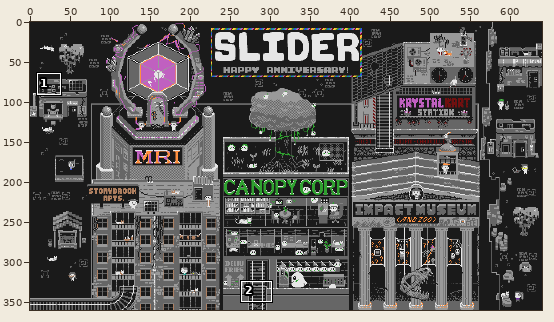
Pixel-art file -- Slider/City.aseprite. The first picture is a wide view before the edit; the outline marks the close-up.
Close-up. Before the edit:
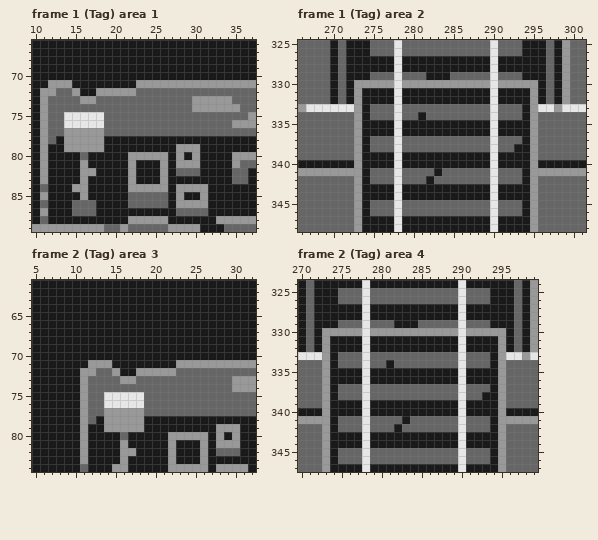
640x360 pixels, 18 frames. Colours within 5 levels of each other are drawn and written as one. Shown: frame 1 (Tag) area 1: x 10..37, y 66..89; frame 1 (Tag) area 2: x 266..301, y 325..348; frame 2 (Tag) area 3: x 5..32, y 61..84; frame 2 (Tag) area 4: x 270..299, y 324..347. The commit also changed other frames or places, which this record leaves out.
Once edited:
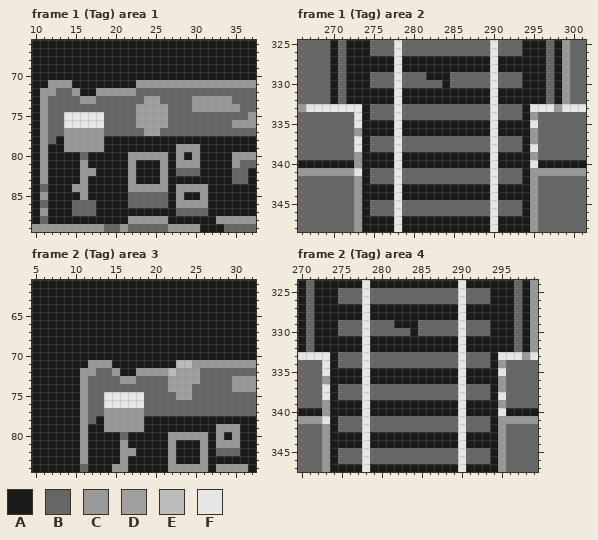
Palette (. is transparent): A #1a1a1a  B #666666  C #999999  D #a0a0a0  E #bcbcbc  F #e6e6e6
What changed:
layer "Characters/Smoke" opacity 100% -> 45%
Frame 1 (Tag) area 1, layer "Characters/Smoke":
The author changed colour B to colour D in row 73 at x 24 to 25; in rows 74 to 76 at x 23 to 26; in row 77 at x 24 to 25.
Frame 1 (Tag) area 2, layer "Stationary Tracks/Main":
The author changed colour C to colour A in row 330 at x 273 to 274, 284 and 294 to 295; in rows 331 to 332 at x 273 and 295.
The author changed colour A to colour B in row 334 at x 281; in row 338 at x 293; in row 341 at x 283; in row 342 at x 282.
The author changed colour C to colour B in row 330 at x 275 to 277, 279 to 283, 285 to 289 and 291 to 293.
The author changed colour C to colour F in row 333 at x 273 and 295; in row 334 at x 273; in row 335 at x 273 and 295; in row 337 at x 273; in row 338 at x 273 and 295; in row 340 at x 295.
The author changed colour C to colour F in row 341 at x 273.
Frame 2 (Tag) area 3, layer "Characters/Smoke":
The author changed colour B to colour D in row 72 at x 23 to 25; in row 73 at x 22 to 25; in row 74 at x 22 to 24; in row 75 at x 23 to 24.
The author changed colour C to colour E in row 71 at x 23 to 24; in row 72 at x 22.
Frame 2 (Tag) area 4, layer "Stationary Tracks/Main": the same change as frame 1 (Tag) area 2
Changed places in both close-ups, as pixel boxes (x1, y1, x2, y2):
changed: (136, 96, 168, 136)
changed: (354, 80, 538, 184)
changed: (168, 360, 200, 400)
changed: (322, 328, 506, 432)
